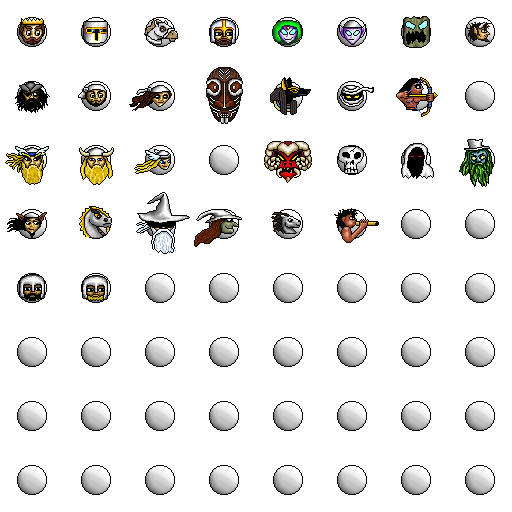
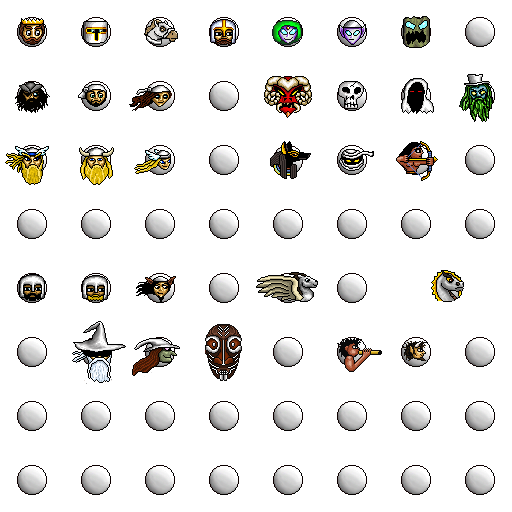
Before/after of a 512×512 layered artwork. What changed in the layer stack:
painted on "Layer 3" over <box>25,69,489,380</box>
painted on "Layer 0" over <box>7,22,493,384</box>
painted on "Layer 1" over <box>401,271,495,303</box>
